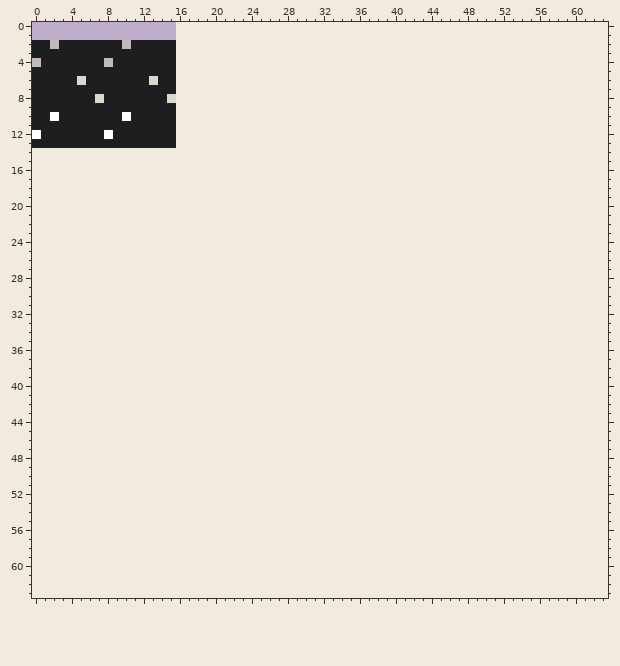
Two versions of one pixel-art file, sprites/levels/ground1.aseprite. Above is the file before it was changed.
16x16 pixels, 1 frame. The old version is drawn lined up with the new one, on the new canvas.
Once edited:
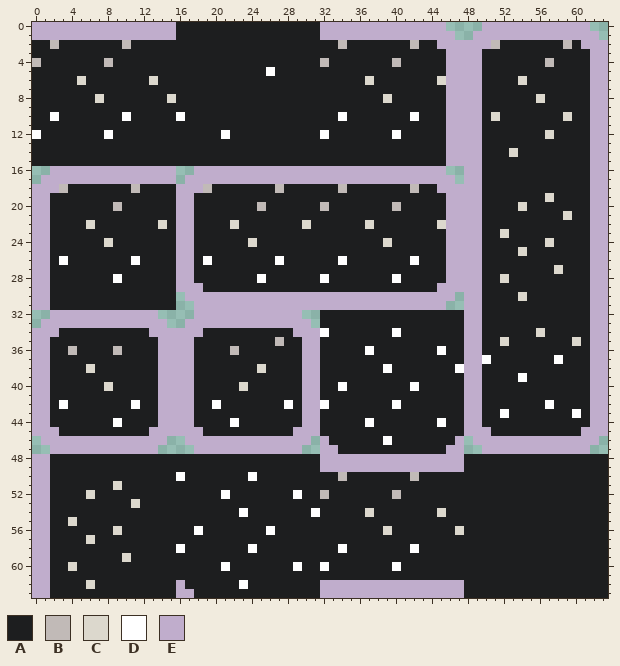
Palette (. is transparent): A #1d1e1f  B #c1bab7  C #dcd8cd  D #ffffff  E #c0adcc
Change:
canvas 16x16 -> 64x64, the old top-left corner now at 0,-2 (the part of the old canvas that was cut away was empty and is not shown)
Changed rows in their new state; - is an unchanged pixel.
first column x 0:
 0 ----------------AAAAAAAAAAAAAAAAEEEEEEEEEEEEEE----EEEEEEEEEEEE--
 1 ----------------AAAAAAAAAAAAAAAAEEEEEEEEEEEEEEE--EEEEEEEEEEEEEE-
 2 ----------------AAAAAAAAAAAAAAAAAABAAAAAAABAAEEEEEEBAAAAAAABAEEE
 3 ----------------AAAAAAAAAAAAAAAAAAAAAAAAAAAAAAEEEEAAAAAAAAAAAAEE
 4 ----------------AAAAAAAAAAAAAAAABAAAAAAABAAAAAEEEEAAAAAAABAAAAEE
 5 ----------------AAAAAAAAAADAAAAAAAAAAAAAAAAAAAEEEEAAAAAAAAAAAAEE
 6 ----------------AAAAAAAAAAAAAAAAAAAAACAAAAAAACEEEEAAAACAAAAAAAEE
 7 ----------------AAAAAAAAAAAAAAAAAAAAAAAAAAAAAAEEEEAAAAAAAAAAAAEE
 8 ----------------AAAAAAAAAAAAAAAAAAAAAAACAAAAAAEEEEAAAAAACAAAAAEE
 9 ----------------AAAAAAAAAAAAAAAAAAAAAAAAAAAAAAEEEEAAAAAAAAAAAAEE
10 ----------------DAAAAAAAAAAAAAAAAADAAAAAAADAAAEEEEACAAAAAAACAAEE
11 ----------------AAAAAAAAAAAAAAAAAAAAAAAAAAAAAAEEEEAAAAAAAAAAAAEE
12 ----------------AAAAADAAAAAAAAAADAAAAAAADAAAAAEEEEAAAAAAACAAAAEE
13 ----------------AAAAAAAAAAAAAAAAAAAAAAAAAAAAAAEEEEAAAAAAAAAAAAEE
14 AAAAAAAAAAAAAAAAAAAAAAAAAAAAAAAAAAAAAAAAAAAAAAEEEEAAACAAAAAAAAEE
15 AAAAAAAAAAAAAAAAAAAAAAAAAAAAAAAAAAAAAAAAAAAAAAEEEEAAAAAAAAAAAAEE
16 --EEEEEEEEEEEEEE--EEEEEEEEEEEEEEEEEEEEEEEEEEEE--EEAAAAAAAAAAAAEE
17 -EEEEEEEEEEEEEEE-EEEEEEEEEEEEEEEEEEEEEEEEEEEEEE-EEAAAAAAAAAAAAEE
18 EEEBAAAAAAABAAAAEEEBAAAAAAABAAAAAABAAAAAAABAAEEEEEAAAAAAAAAAAAEE
19 EEAAAAAAAAAAAAAAEEAAAAAAAAAAAAAAAAAAAAAAAAAAAAEEEEAAAAAAACAAAAEE
20 EEAAAAAAABAAAAAAEEAAAAAAABAAAAAABAAAAAAABAAAAAEEEEAAAACAAAAAAAEE
21 EEAAAAAAAAAAAAAAEEAAAAAAAAAAAAAAAAAAAAAAAAAAAAEEEEAAAAAAAAACAAEE
22 EEAAAACAAAAAAACAEEAAAACAAAAAAACAAAAAACAAAAAAACEEEEAAAAAAAAAAAAEE
23 EEAAAAAAAAAAAAAAEEAAAAAAAAAAAAAAAAAAAAAAAAAAAAEEEEAACAAAAAAAAAEE
24 EEAAAAAACAAAAAAAEEAAAAAACAAAAAAAAAAAAAACAAAAAAEEEEAAAAAAACAAAAEE
25 EEAAAAAAAAAAAAAAEEAAAAAAAAAAAAAAAAAAAAAAAAAAAAEEEEAAAACAAAAAAAEE
26 EEADAAAAAAADAAAAEEADAAAAAAADAAAAAADAAAAAAADAAAEEEEAAAAAAAAAAAAEE
27 EEAAAAAAAAAAAAAAEEAAAAAAAAAAAAAAAAAAAAAAAAAAAAEEEEAAAAAAAACAAAEE
28 EEAAAAAAADAAAAAAEEAAAAAAADAAAAAADAAAAAAADAAAAAEEEEAACAAAAAAAAAEE
29 EEAAAAAAAAAAAAAAEEEAAAAAAAAAAAAAAAAAAAAAAAAAAEEEEEAAAAAAAAAAAAEE
30 EEAAAAAAAAAAAAAA-EEEEEEEEEEEEEEEEEEEEEEEEEEEEEE-EEAAAACAAAAAAAEE
31 EEAAAAAAAAAAAAAA--EEEEEEEEEEEEEEEEEEEEEEEEEEEE--EEAAAAAAAAAAAAEE
32 --EEEEEEEEEEEE----EEEEEEEEEEEE--AAAAAAAAAAAAAAAAEEAAAAAAAAAAAAEE
33 -EEEEEEEEEEEEEE--EEEEEEEEEEEEEE-AAAAAAAAAAAAAAAAEEAAAAAAAAAAAAEE
34 EEEAAAAAAAAAAEEEEEEAAAAAAAAAAEEEDAAAAAAADAAAAAAAEEAAAAAACAAAAAEE
35 EEAAAAAAAAAAAAEEEEAAAAAAAAABAAEEAAAAAAAAAAAAAAAAEEAACAAAAAAACAEE
36 EEAABAAAABAAAAEEEEAAAABAAAAAAAEEAAAAADAAAAAAADAAEEAAAAAAAAAAAAEE
37 EEAAAAAAAAAAAAEEEEAAAAAAAAAAAAEEAAAAAAAAAAAAAAAAEEDAAAAAAADAAAEE
38 EEAAAACAAAAAAAEEEEAAAAAAACAAAAEEAAAAAAADAAAAAAADEEAAAAAAAAAAAAEE
39 EEAAAAAAAAAAAAEEEEAAAAAAAAAAAAEEAAAAAAAAAAAAAAAAEEAAAADAAAAAAAEE
40 EEAAAAAACAAAAAEEEEAAAAACAAAAAAEEAADAAAAAAADAAAAAEEAAAAAAAAAAAAEE
41 EEAAAAAAAAAAAAEEEEAAAAAAAAAAAAEEAAAAAAAAAAAAAAAAEEAAAAAAAAAAAAEE
42 EEADAAAAAAADAAEEEEAADAAAAAAADAEEDAAAAAAADAAAAAAAEEAAAAAAADAAAAEE
43 EEAAAAAAAAAAAAEEEEAAAAAAAAAAAAEEAAAAAAAAAAAAAAAAEEAADAAAAAAADAEE
44 EEAAAAAAADAAAAEEEEAAAADAAAAAAAEEAAAAADAAAAAAADAAEEAAAAAAAAAAAAEE
45 EEEAAAAAAAAAAEEEEEEAAAAAAAAAAEEEAAAAAAAAAAAAAAAAEEEAAAAAAAAAAEEE
46 -EEEEEEEEEEEEEE--EEEEEEEEEEEEEE-EAAAAAADAAAAAAAE-EEEEEEEEEEEEEE-
47 --EEEEEEEEEEEE----EEEEEEEEEEEE--EEAAAAAAAAAAAAEE--EEEEEEEEEEEE--
48 EEAAAAAAAAAAAAAAAAAAAAAAAAAAAAAAEEEEEEEEEEEEEEEEAAAAAAAAAAAAAAAA
49 EEAAAAAAAAAAAAAAAAAAAAAAAAAAAAAAEEEEEEEEEEEEEEEEAAAAAAAAAAAAAAAA
50 EEAAAAAAAAAAAAAADAAAAAAADAAAAAAAAABAAAAAAABAAAAAAAAAAAAAAAAAAAAA
51 EEAAAAAAACAAAAAAAAAAAAAAAAAAAAAAAAAAAAAAAAAAAAAAAAAAAAAAAAAAAAAA
52 EEAAAACAAAAAAAAAAAAAADAAAAAAADAABAAAAAAABAAAAAAAAAAAAAAAAAAAAAAA
53 EEAAAAAAAAACAAAAAAAAAAAAAAAAAAAAAAAAAAAAAAAAAAAAAAAAAAAAAAAAAAAA
54 EEAAAAAAAAAAAAAAAAAAAAADAAAAAAADAAAAACAAAAAAACAAAAAAAAAAAAAAAAAA
55 EEAACAAAAAAAAAAAAAAAAAAAAAAAAAAAAAAAAAAAAAAAAAAAAAAAAAAAAAAAAAAA
56 EEAAAAAAACAAAAAAAADAAAAAAADAAAAAAAAAAAACAAAAAAACAAAAAAAAAAAAAAAA
57 EEAAAACAAAAAAAAAAAAAAAAAAAAAAAAAAAAAAAAAAAAAAAAAAAAAAAAAAAAAAAAA
58 EEAAAAAAAAAAAAAADAAAAAAADAAAAAAAAADAAAAAAADAAAAAAAAAAAAAAAAAAAAA
59 EEAAAAAAAACAAAAAAAAAAAAAAAAAAAAAAAAAAAAAAAAAAAAAAAAAAAAAAAAAAAAA
60 EEAACAAAAAAAAAAAAAAAADAAAAAAADAADAAAAAAADAAAAAAAAAAAAAAAAAAAAAAA
61 EEAAAAAAAAAAAAAAAAAAAAAAAAAAAAAAAAAAAAAAAAAAAAAAAAAAAAAAAAAAAAAA
62 EEAAAACAAAAAAAAAEAAAAAADAAAAAAAAEEEEEEEEEEEEEEEEAAAAAAAAAAAAAAAA
63 EEAAAAAAAAAAAAAAEEAAAAAAAAAAAAAAEEEEEEEEEEEEEEEEAAAAAAAAAAAAAAAA
Boxes around the changes in both pictures, in picture pixels (x1, y1, x2, y2):
added: (32, 22, 608, 598)
